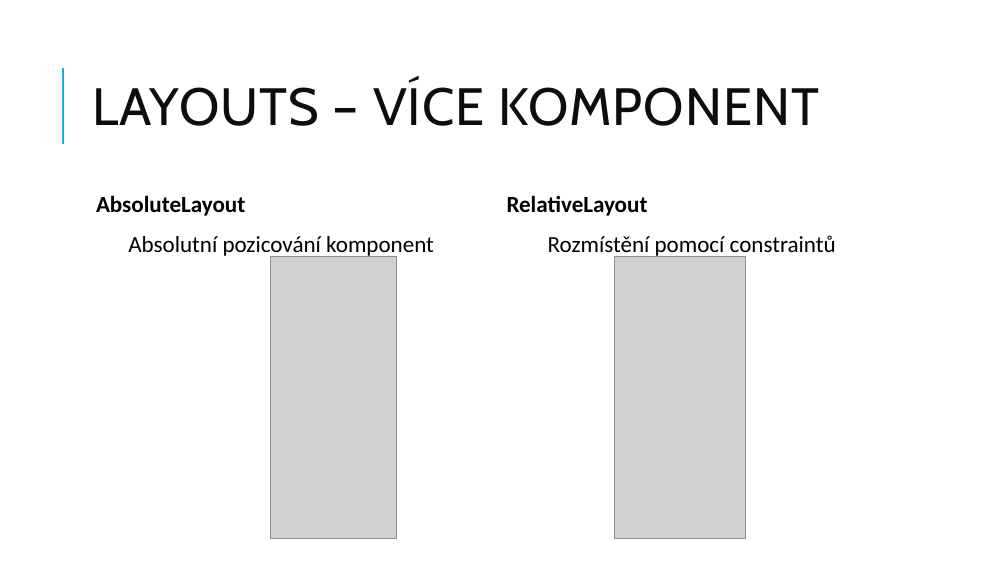
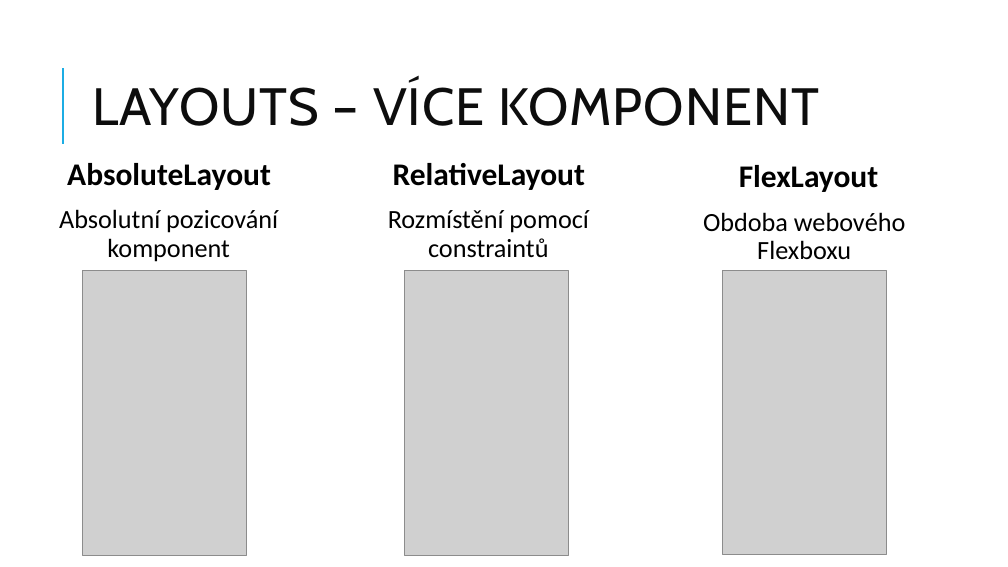
Before and after one commit to jasho/pv239-maui, a slide deck: slide 3 of 02_Design/PV239-Xamarin-02_Design.pptx (slide 4 before the commit). Drawn at 1008x567 pixels with LibreOffice and Linux fonts; fonts in the diff are those of the drawing; grey boxes stand for pictures. Boxes give left, top, right and bottom in pixels: in the first picture for what was removed or moved away, otherwise in the second. Text is boxed around its words. In the diff, an @@ line names an element or a change of style, - is before the commit and + after.

```diff
--- a/02_Design/PV239-Xamarin-02_Design.pptx
+++ b/02_Design/PV239-Xamarin-02_Design.pptx
@@ text "AbsoluteLayout": place and size @@
-text "AbsoluteLayout" at bbox=[96, 195, 434, 258]
+text "AbsoluteLayout" at bbox=[59, 163, 278, 262]
@@ text "AbsoluteLayout" at bbox=[59, 163, 278, 262]: size 22 to 30 pt in "AbsoluteLayout"; size 22 to 25 pt in "Absolutní pozicování komponent"; alignment left to centre; line spacing 0.9 to 1; bullet none to   @@
@@ text "RelativeLayout": place and size @@
-text "RelativeLayout" at bbox=[507, 195, 836, 258]
+text "RelativeLayout" at bbox=[388, 163, 588, 258]
@@ text "RelativeLayout" at bbox=[388, 163, 588, 258]: size 22 to 30 pt in "RelativeLayout"; size 22 to 25 pt in "Rozmístění pomocí constraintů"; alignment left to centre; line spacing 0.9 to 1; bullet none to   @@
@@ text added at bbox=[703, 165, 905, 259], 25 pt, text #000000 @@
+  FlexLayout
+Obdoba webového Flexboxu
@@ picture removed at bbox=[271, 256, 396, 539] @@
@@ picture removed at bbox=[615, 256, 746, 538] @@
@@ picture added at bbox=[83, 271, 247, 555] @@
@@ picture added at bbox=[405, 271, 569, 555] @@
@@ picture added at bbox=[722, 271, 886, 554] @@
```
Also in this commit, not shown: 8 other slides changed, 1 slide added, 2 slides removed.
